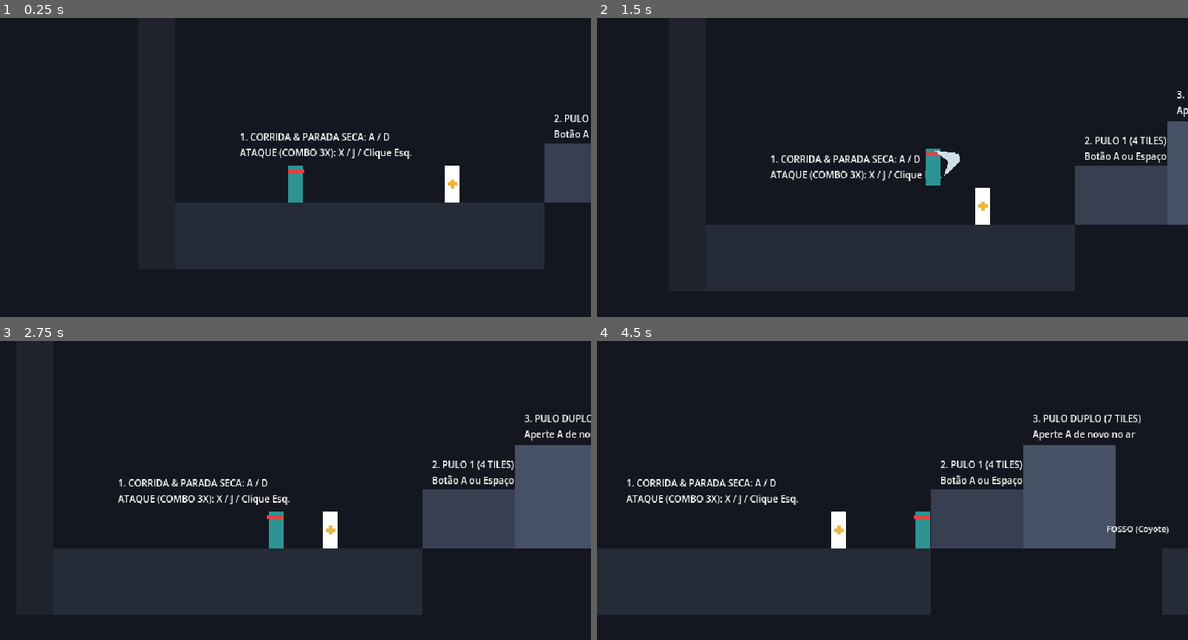
Above: before the commit, frames 1-4 (two rows, left to right).
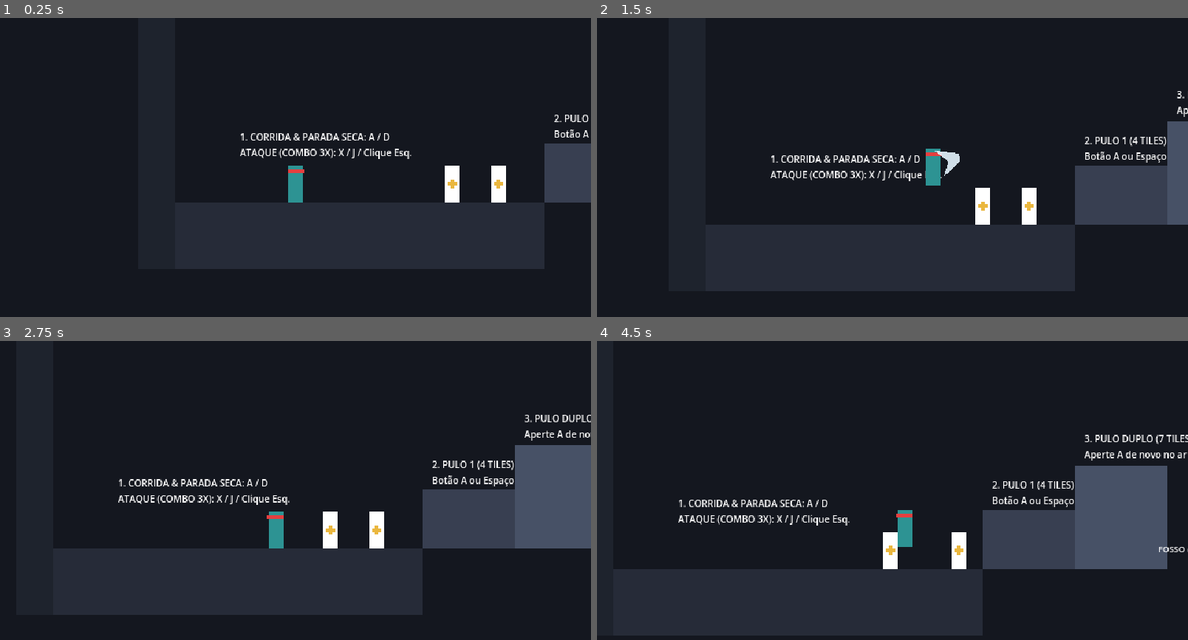
Above: after the commit, the same moments.

Repository: Theadrill/Godot-Roguelike-Prototype
Game: Godot game, scene res://src/world/movement_gym.tscn
The game is run twice, just before and just after one commit, with the same random seed, the same clock (stepped at 60 frames per second) and the same inputs.
Inputs (mouse positions are in pixels of both pictures, inside the frame that each line leads up to):
- Up to frame 1 (0.25 s): no input
- Up to frame 2 (1.5 s): tap A (move_left) at 0.5, 1.25 s; move the mouse to (1022, 167) at 0.52 s; hold D (move_right) from 0.53 s (still down); tap Shift (roll) at 0.6 s; click (1022, 167) at 0.67 s; tap Space (jump) at 0.77 s; move the mouse to (774, 200) at 1.27 s; click (774, 200) at 1.35 s
- Up to frame 3 (2.75 s): tap Space (jump) at 1.52 s; tap Shift (roll) at 1.55, 2.3 s; tap A (move_left) at 2 s; move the mouse to (354, 433) at 2.02 s; release D (move_right) at 2.03 s; hold A (move_left) from 2.03 s (still down); right-click (354, 433) at 2.1 s
- Up to frame 4 (4.5 s): move the mouse to (862, 574) at 2.77 s; release A (move_left) at 2.78 s; hold D (move_right) 2.78-4.28 s; tap Shift (roll) at 2.85, 3.8 s; click (862, 574) at 2.92 s; tap Space (jump) at 3.02, 3.77 s; tap A (move_left) at 3.5, 4.25 s; move the mouse to (1069, 556) at 3.52 s; tap J at 3.6 s; move the mouse to (715, 457) at 4.27 s; hold A (move_left) from 4.28 s (still down); tap K at 4.35 s

The runs differ from the first frame. In frame 1, 0.3% of the frame differs, in the area x 83-86%, y 49-62%; in frame 2, 0.3%; in frame 3, 0.3%; in frame 4, 23%, in the area x 2-100%, y 24-99%.

Commit message:
feat(physics): implement predictive clearance check for roll through pinned enemies and add second dummy

Diff:
--- a/src/entities/player/states/roll_state.gd
+++ b/src/entities/player/states/roll_state.gd
@@ -10,8 +10,12 @@
 	roll_timer = player.roll_duration
 	roll_direction = float(player.facing_direction)
 
-	# Disable collision with enemies (Layer 3) during roll
-	player.set_collision_mask_value(3, false)
+	# Decide if player can phase through enemies:
+	# Only disable enemy collision if there is enough clearance behind the enemy!
+	# If enemy is backed against a wall and space < 18px (player body width),
+	# player cannot phase through and is stopped at the enemy body.
+	var can_phase := _check_clearance_behind_enemy()
+	player.set_collision_mask_value(3, not can_phase)
 
 	# Shrink collision height to 20px so player passes under low ceilings (32px)
 	_set_crouched(true)
@@ -59,6 +63,44 @@
 		else:
 			state_machine.transition_to("fall")
 
+func _check_clearance_behind_enemy() -> bool:
+	var space_state := player.get_world_2d().direct_space_state
+
+	# Ray 1: Find closest enemy in roll direction (up to 48px ahead)
+	var enemy_query := PhysicsRayQueryParameters2D.create(
+		player.global_position + Vector2(0, -20),
+		player.global_position + Vector2(roll_direction * 48.0, -20),
+		4 # Layer 3 (Enemies = bitmask 4)
+	)
+	enemy_query.exclude = [player.get_rid()]
+	var enemy_hit := space_state.intersect_ray(enemy_query)
+
+	if enemy_hit.is_empty():
+		# No enemy ahead in close range: full phasing allowed
+		return true
+
+	var enemy_collider = enemy_hit.collider
+	var enemy_pos: Vector2 = enemy_hit.position
+	if enemy_collider is Node2D:
+		enemy_pos = enemy_collider.global_position
+
+	# Ray 2: Raycast from enemy outwards in roll direction looking for solid Environment (Layer 1 = bitmask 1)
+	var wall_query := PhysicsRayQueryParameters2D.create(
+		enemy_pos + Vector2(0, -20),
+		enemy_pos + Vector2(roll_direction * 40.0, -20),
+		1 # Layer 1 (Environment)
+	)
+	var wall_hit := space_state.intersect_ray(wall_query)
+
+	if not wall_hit.is_empty():
+		# Distance between enemy contact point and wall
+		var gap: float = absf(wall_hit.position.x - enemy_pos.x)
+		# Player width is 16px (requires at least 18px clearance to fit cleanly without entering wall)
+		if gap < 18.0:
+			return false # Not enough room! Stop at enemy
+
+	return true
+
 func _set_crouched(crouched: bool) -> void:
 	var rect := player.collision_shape.shape as RectangleShape2D
 	if not rect:
@@ -69,8 +111,6 @@
 		player.collision_shape.position = Vector2(0.0, -10.0)
 		player.visual.scale.y = 0.5
 	else:
-		# When expanding back to 40px standing height, test collision against solid environment first
-		# to guarantee the player can NEVER expand inside a wall or obstacle!
 		rect.size = Vector2(16.0, 40.0)
 		player.collision_shape.position = Vector2(0.0, -20.0)
 		player.visual.scale.y = 1.0
@@ -79,6 +119,5 @@
 		var test_col := player.move_and_collide(Vector2.ZERO, true)
 		if test_col:
 			var normal := test_col.get_normal()
-			# If overlapping a vertical wall, push away along the normal
 			if abs(normal.x) > 0.5:
 				player.global_position.x += normal.x * (test_col.get_depth() + 1.0)
--- a/src/world/movement_gym.tscn
+++ b/src/world/movement_gym.tscn
@@ -189,6 +189,9 @@
 
 [node name="CombatDummy" parent="." unique_id=722785593 instance=ExtResource("2_dummy")]
 position = Vector2(250, 288)
+
+[node name="CombatDummy2" parent="." instance=ExtResource("2_dummy")]
+position = Vector2(300, 288)
 
 [node name="Player" parent="." unique_id=794960122 instance=ExtResource("1_player")]
 position = Vector2(80, 288)
